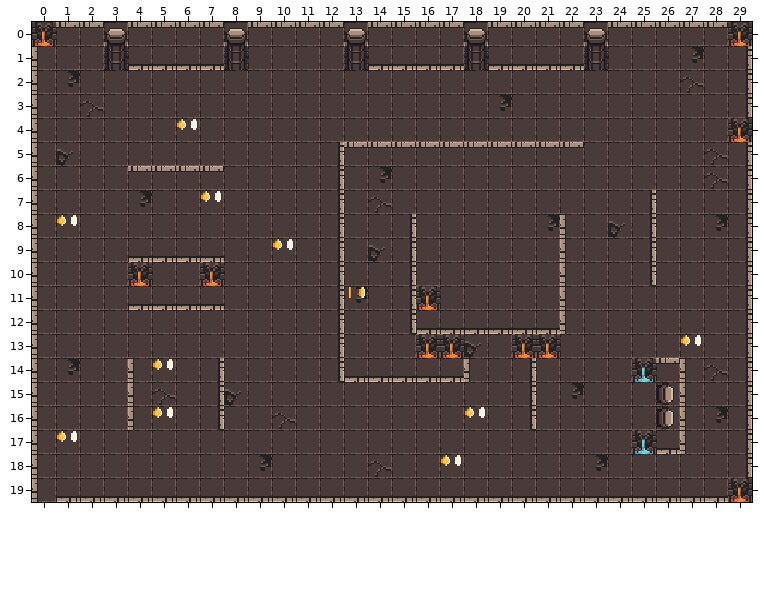
A Tiled map (JSON) gets an edit: assets/tilemaps/level3.json. That is the earlier state.
Cells are 16x16 px. Shown: x 0..29, y 0..19.
After the commit:
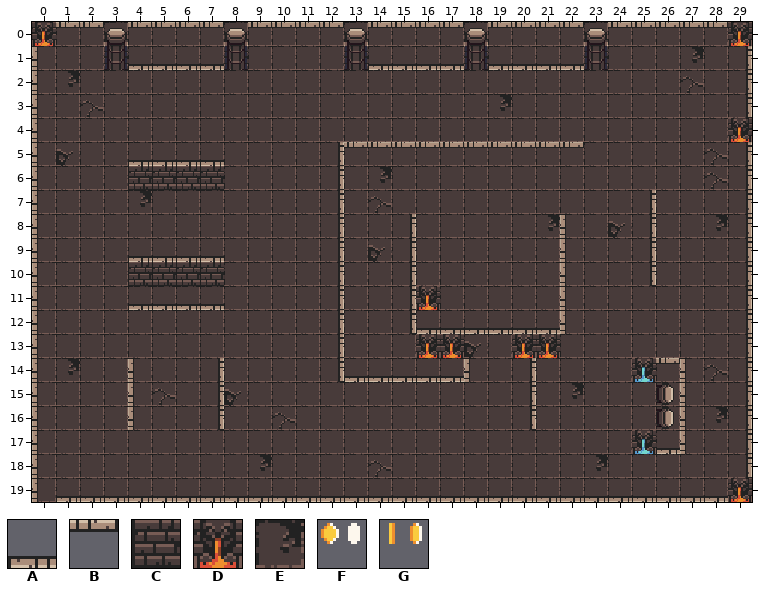
Key: from "level3": A 1, B 1 turned 180, C 33, D 36, E 193, F 786, G 787.
_ is an empty cell.
Tiles replaced or removed in this view: B, D, E, F, G.
What changed:
Changed rows in their new state; . is an unchanged cell.
Layer "objects":
first column x 4:
 5 AAAA...........
 6 CCCC...........
 7 ..._...........
10 CCCC...........
11 ........._.....
14 ._.............
16 ._............_
Layer "collectables":
first column x 6:
 4 _
first column x 1:
 8 _..........................
 9 ........._.................
11 ............_..............
13 .........................._
first column x 1:
17 _................
18 ................_
